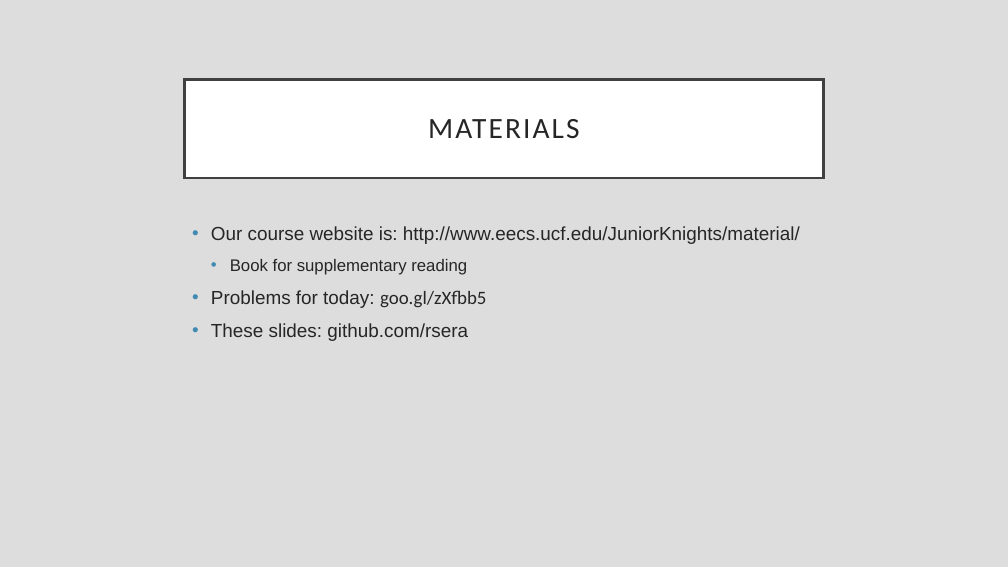
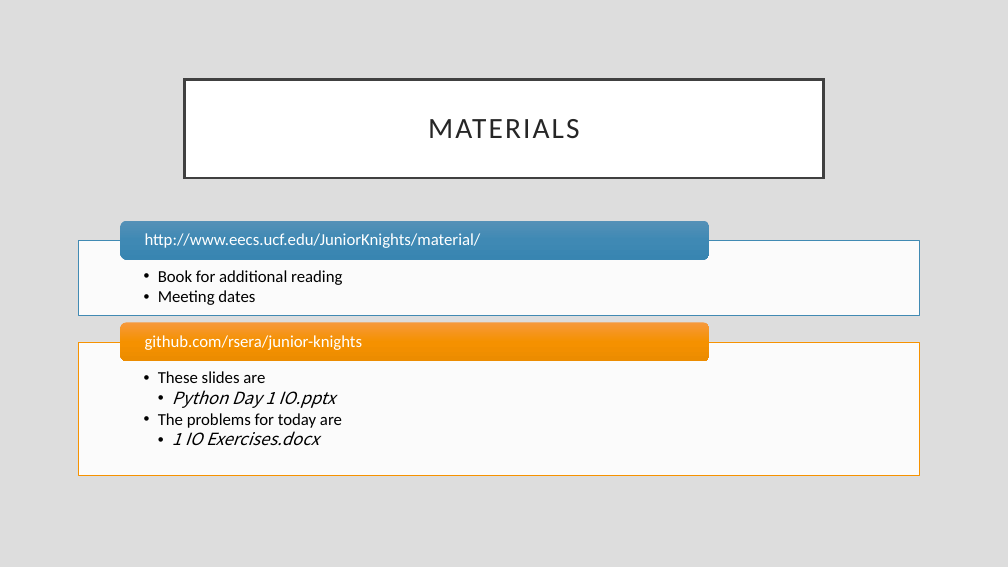
Before and after one commit to rsera/Junior-Knights, a slide deck: slide 47 of Python Day 1 IO.pptx (slide 33 before the commit). Drawn at 1008x567 pixels with LibreOffice and Linux fonts; fonts in the diff are those of the drawing. Boxes give left, top, right and bottom in pixels: in the first picture for what was removed or moved away, otherwise in the second. Text is boxed around its words. In the diff, an @@ line names an element or a change of style, - is before the commit and + after.

Commit message:
Update Python Day 1 IO.pptx
day 1 slides finished

```diff
--- a/Python Day 1 IO.pptx
+++ b/Python Day 1 IO.pptx
@@ text removed at (211,226,800,341) @@
-• Our course website is: http://www.eecs.ucf.edu/JuniorKnights/material/
-  • Book for supplementary reading
-• Problems for today: goo.gl/zXfbb5
-• These slides: github.com/rsera
@@ group added at (79,221,920,475): 4 texts, 2 rectangles, 2 rounded rectangles @@
+  • Book for additional reading
+  • Meeting dates
+http://www.eecs.ucf.edu/JuniorKnights/material/
+  • These slides are
+    • Python Day 1 IO.pptx
+  • The problems for today are
+    • 1 IO Exercises.docx
+github.com/rsera/junior-knights
```
Also in this commit, not shown: 12 other slides changed, 14 slides added.
